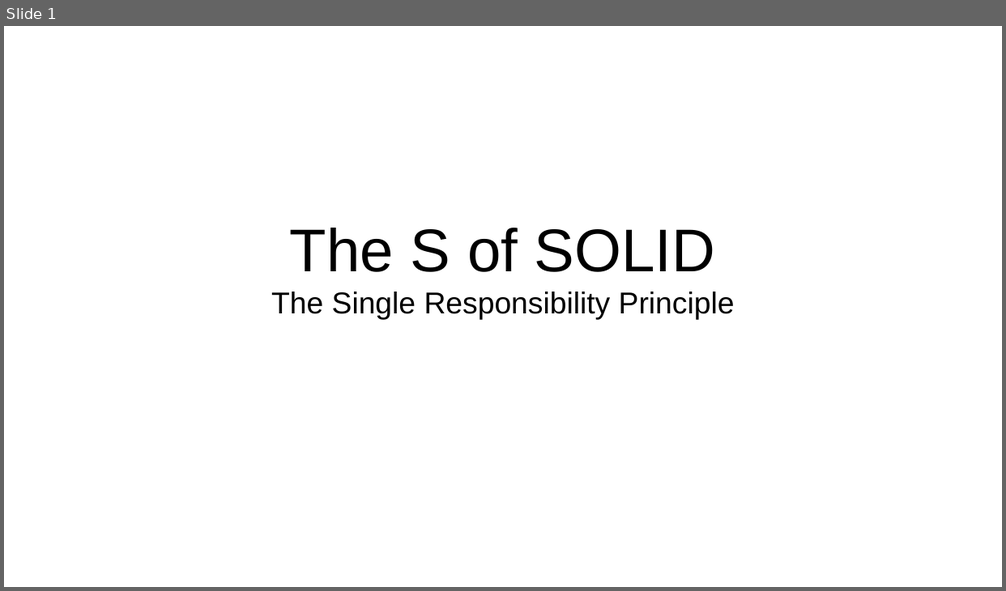
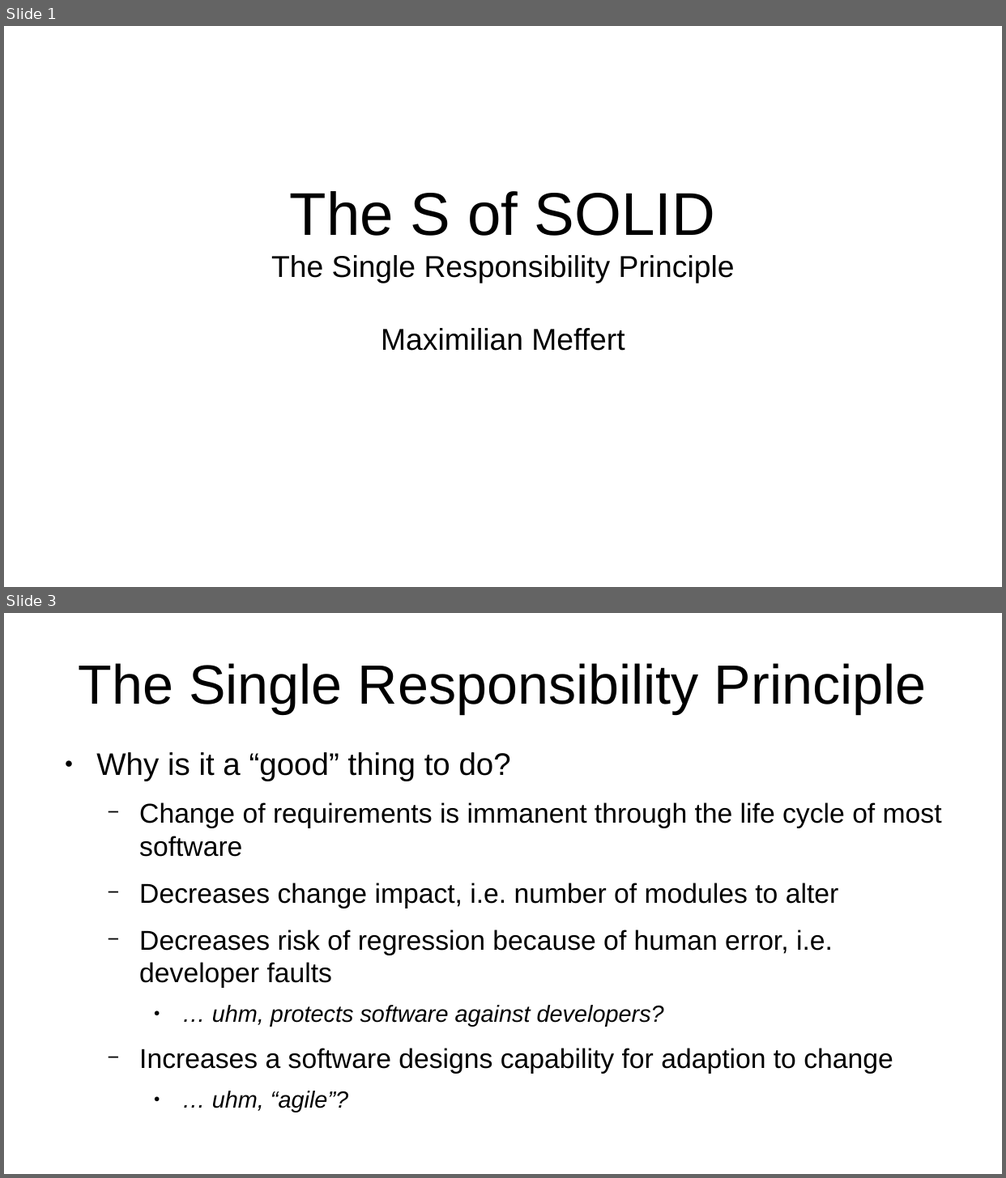
Before and after one commit to maxmeffert/SOLID, a slide deck: TheSofSOLID/TheSofSOLID.odp. Shown one above the other, each under a label of ours: slide 1 before the commit, slides 1 and 3 after it; the slides between them are not shown. The pictures are 1006x591 and 1006x1178 pixels, drawn with LibreOffice and Linux fonts; fonts in the diff are those of the drawing. Boxes give left, top, right and bottom in pixels: in the first picture for what was removed or moved away, otherwise in the second. Text is boxed around its words. In the diff, an @@ line names an element or a change of style, - is before the commit and + after.

```diff
--- a/TheSofSOLID/TheSofSOLID.odp
+++ b/TheSofSOLID/TheSofSOLID.odp
@@ slide 3 added at [4,613,1002,1174], background #FFFFFF @@
@@ title added at [79,663,927,714], 44 pt, text #000000 @@
+The Single Responsibility Principle
@@ text added at [96,752,942,1074], 21.7 pt, text #000000 @@
+● Why is it a “good” thing to do?
+  − Change of requirements is immanent through the life cycle of most software
+  − Decreases change impact, i.e. number of modules to alter
+  − Decreases risk of regression because of human error, i.e. developer faults
+    ● … uhm, protects software against developers?
+  − Increases a software designs capability for adaption to change
+    ● … uhm, “agile”?
@@ slide 1 changed as well @@
@@ subtitle at [381,328,624,351]: paragraph added @@
+Maximilian Meffert
```
Also in this commit, not shown: 12 other slides added, 1 slide removed, 3 other files.
